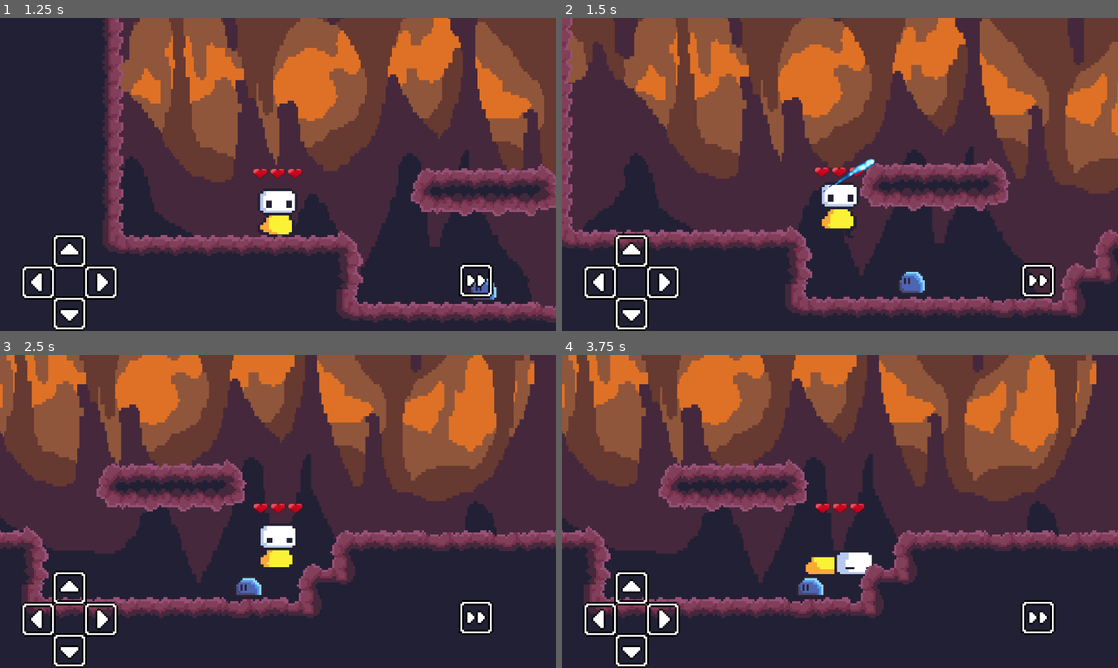
Above: before the commit, frames 1-4 (two rows, left to right).
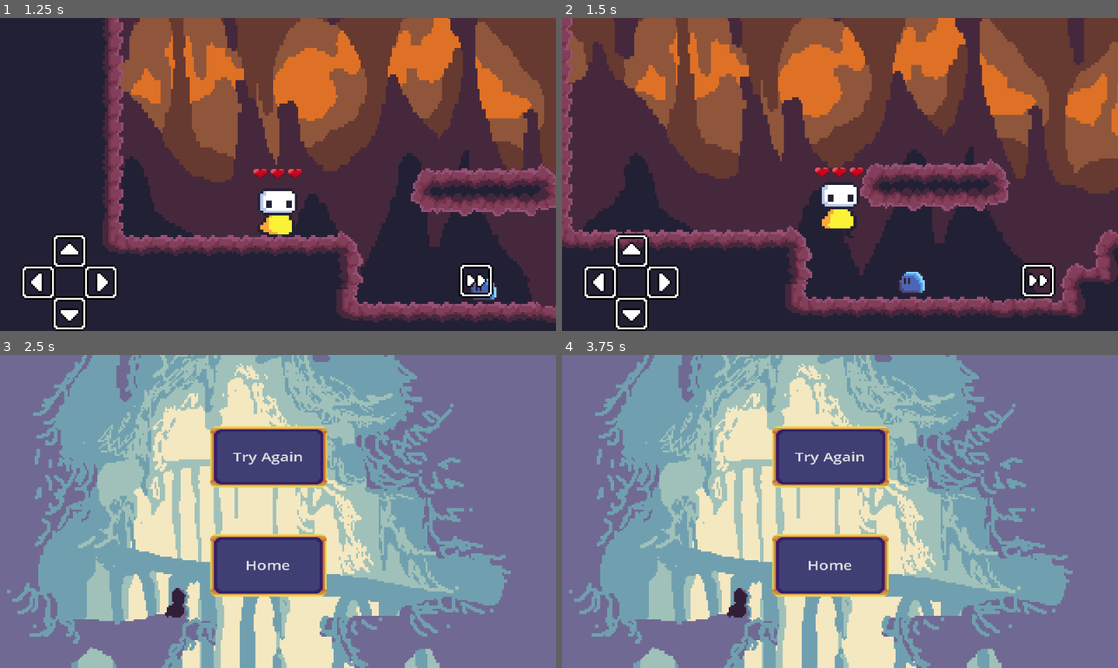
Above: after the commit, the same moments.

Repository: yanaexe/Global-Classroom-Project
Game: Godot game, scene res://scenes/title_screen.tscn
Same seed, same stepped clock (60 frames per second), same inputs: the game is played once before the commit and once after it.
Inputs (mouse positions are in pixels of both pictures, inside the frame that each line leads up to):
- Up to frame 1 (1.25 s): click "Play" at 0.5 s
- Up to frame 2 (1.5 s): move the mouse to (962, 158) at 1.27 s; hold D (dodgeMG_right) from 1.28 s (still down); tap E (fire, bound only before the commit) at 1.35 s; click (962, 158) at 1.42 s
- Up to frame 3 (2.5 s): keep holding D (dodgeMG_right); tap Space (jump) at 1.52, 2.27 s; tap I (spawn_key, bound only before the commit) at 1.55, 2.1 s; move the mouse to (166, 527) at 2.02 s; tap O (test) at 2.3 s
- Up to frame 4 (3.75 s): release D (dodgeMG_right) at 2.75 s; click (828, 458) at 2.75 s, where only the run after the commit has a clickable "Try Again"; move the mouse to (895, 442) at 3.52 s; hold A (dodgeMG_left) from 3.53 s (still down); tap O (test) at 3.6 s

Frame 1 is identical in both runs. In frame 2, 0.1% of the frame differs, in the area x 47-57%, y 44-56%; in frame 3, 100%, in the area x 0-100%, y 0-100%; in frame 4, 100%.

Commit message:
try again menu completed when death

Diff:
--- a/project.godot
+++ b/project.godot
@@ -67,11 +67,6 @@
 "events": [Object(InputEventKey,"resource_local_to_scene":false,"resource_name":"","device":0,"window_id":0,"alt_presse …(194 unchanged characters)…
 ]
 }
-fire={
-"deadzone": 0.2,
-"events": [Object(InputEventKey,"resource_local_to_scene":false,"resource_name":"","device":0,"window_id":0,"alt_pressed":false,"shift_pressed":false,"ctrl_pressed":false,"meta_pressed":false,"pressed":false,"keycode":0,"physical_keycode":69,"key_label":0,"unicode":0,"location":0,"echo":false,"script":null)
-]
-}
 down={
 "deadzone": 0.5,
 "events": [Object(InputEventKey,"resource_local_to_scene":false,"resource_name":"","device":0,"window_id":0,"alt_presse …(194 unchanged characters)…
@@ -101,11 +96,6 @@
 , Object(InputEventKey,"resource_local_to_scene":false,"resource_name":"","device":0,"window_id":0,"alt_pressed":false, …(185 unchanged characters)…
 ]
 }
-spawn_key={
-"deadzone": 0.2,
-"events": [Object(InputEventKey,"resource_local_to_scene":false,"resource_name":"","device":0,"window_id":0,"alt_pressed":false,"shift_pressed":false,"ctrl_pressed":false,"meta_pressed":false,"pressed":false,"keycode":0,"physical_keycode":73,"key_label":0,"unicode":0,"location":0,"echo":false,"script":null)
-]
-}
 enter_door={
 "deadzone": 0.2,
 "events": [Object(InputEventKey,"resource_local_to_scene":false,"resource_name":"","device":-1,"window_id":0,"alt_press …(192 unchanged characters)…
@@ -114,6 +104,11 @@
 test={
 "deadzone": 0.2,
 "events": [Object(InputEventKey,"resource_local_to_scene":false,"resource_name":"","device":-1,"window_id":0,"alt_press …(192 unchanged characters)…
+]
+}
+escape_menu={
+"deadzone": 0.2,
+"events": [Object(InputEventKey,"resource_local_to_scene":false,"resource_name":"","device":-1,"window_id":0,"alt_pressed":false,"shift_pressed":false,"ctrl_pressed":false,"meta_pressed":false,"pressed":false,"keycode":0,"physical_keycode":4194305,"key_label":0,"unicode":0,"location":0,"echo":false,"script":null)
 ]
 }
 
--- a/scenes/character_player.tscn
+++ b/scenes/character_player.tscn
@@ -1,8 +1,7 @@
-[gd_scene load_steps=21 format=3 uid="uid://d33issu1eff0t"]
+[gd_scene load_steps=20 format=3 uid="uid://d33issu1eff0t"]
 
 [ext_resource type="Script" uid="uid://euuy0c6b0cu" path="res://scripts/character_player.gd" id="1_h8xes"]
 [ext_resource type="Texture2D" uid="uid://ceq2vfccc328s" path="res://sprites/basic_player.png" id="2_0msbn"]
-[ext_resource type="PackedScene" uid="uid://brvyst51c7fmv" path="res://scenes/staff.tscn" id="3_mc5b1"]
 [ext_resource type="Script" uid="uid://dma3k4ausu8a" path="res://scripts/heartManager.gd" id="4_gx81s"]
 [ext_resource type="Texture2D" uid="uid://dvgwrh63bdywo" path="res://sprites/Mediavel.png" id="4_njumh"]
 [ext_resource type="PackedScene" uid="uid://cuob4rxnl5fcq" path="res://scenes/mobile_control.tscn" id="6_i3slc"]
@@ -212,10 +211,6 @@
 scale = Vector2(1.1, 1.234)
 shape = SubResource("RectangleShape2D_qeqij")
 
-[node name="Staff" parent="." instance=ExtResource("3_mc5b1")]
-visible = false
-position = Vector2(0, 3)
-
 [node name="InvincibilityTimer" type="Timer" parent="."]
 wait_time = 0.5
 one_shot = true
--- /dev/null
+++ b/scenes/escape_menu.tscn
@@ -0,0 +1,70 @@
+[gd_scene load_steps=10 format=3 uid="uid://dfamjw3vb7tro"]
+
+[ext_resource type="Script" uid="uid://bpd4vpn612ny" path="res://escape_menu.gd" id="1_07klu"]
+[ext_resource type="Texture2D" uid="uid://ddbrpdbhvnjtr" path="res://sprites/title_screenBG.png" id="2_5sluh"]
+[ext_resource type="Texture2D" uid="uid://cqccjfn5pueo2" path="res://sprites/title_bars.png" id="3_02fc4"]
+
+[sub_resource type="StyleBoxEmpty" id="StyleBoxEmpty_mq06h"]
+
+[sub_resource type="StyleBoxEmpty" id="StyleBoxEmpty_f4gqa"]
+
+[sub_resource type="StyleBoxEmpty" id="StyleBoxEmpty_pfxfp"]
+
+[sub_resource type="StyleBoxEmpty" id="StyleBoxEmpty_1cvgh"]
+
+[sub_resource type="StyleBoxEmpty" id="StyleBoxEmpty_sq7x5"]
+
+[sub_resource type="StyleBoxEmpty" id="StyleBoxEmpty_icd5u"]
+
+[node name="escape_menu" type="Control"]
+layout_mode = 3
+anchors_preset = 15
+anchor_right = 1.0
+anchor_bottom = 1.0
+grow_horizontal = 2
+grow_vertical = 2
+script = ExtResource("1_07klu")
+
+[node name="TextureRect" type="TextureRect" parent="."]
+layout_mode = 0
+offset_right = 40.0
+offset_bottom = 40.0
+texture = ExtResource("2_5sluh")
+
+[node name="try_againBtn" type="Button" parent="."]
+layout_mode = 0
+offset_left = 120.0
+offset_top = 41.0
+offset_right = 244.0
+offset_bottom = 121.0
+scale = Vector2(0.56, 0.44)
+theme_override_styles/focus = SubResource("StyleBoxEmpty_mq06h")
+theme_override_styles/disabled = SubResource("StyleBoxEmpty_f4gqa")
+theme_override_styles/hover_pressed = SubResource("StyleBoxEmpty_pfxfp")
+theme_override_styles/hover = SubResource("StyleBoxEmpty_1cvgh")
+theme_override_styles/pressed = SubResource("StyleBoxEmpty_sq7x5")
+theme_override_styles/normal = SubResource("StyleBoxEmpty_icd5u")
+text = "Try Again"
+icon = ExtResource("3_02fc4")
+clip_text = true
+icon_alignment = 1
+
+[node name="home_Btn" type="Button" parent="."]
+offset_left = 120.0
+offset_top = 103.0
+offset_right = 244.0
+offset_bottom = 183.0
+scale = Vector2(0.556542, 0.449097)
+theme_override_styles/focus = SubResource("StyleBoxEmpty_mq06h")
+theme_override_styles/disabled = SubResource("StyleBoxEmpty_f4gqa")
+theme_override_styles/hover_pressed = SubResource("StyleBoxEmpty_pfxfp")
+theme_override_styles/hover = SubResource("StyleBoxEmpty_1cvgh")
+theme_override_styles/pressed = SubResource("StyleBoxEmpty_sq7x5")
+theme_override_styles/normal = SubResource("StyleBoxEmpty_icd5u")
+text = "Home"
+icon = ExtResource("3_02fc4")
+clip_text = true
+icon_alignment = 1
+
+[connection signal="pressed" from="try_againBtn" to="." method="_on_try_again_btn_pressed"]
+[connection signal="pressed" from="home_Btn" to="." method="_on_home_btn_pressed"]
--- a/scripts/character_player.gd
+++ b/scripts/character_player.gd
@@ -113,6 +113,7 @@
 	velocity = Vector2.ZERO
 	set_process(false)
 	set_physics_process(false)
+	get_tree().change_scene_to_file("res://scenes/escape_menu.tscn")
 
 func _on_body_entered(body):
 	if body.is_in_group("enemies"):
